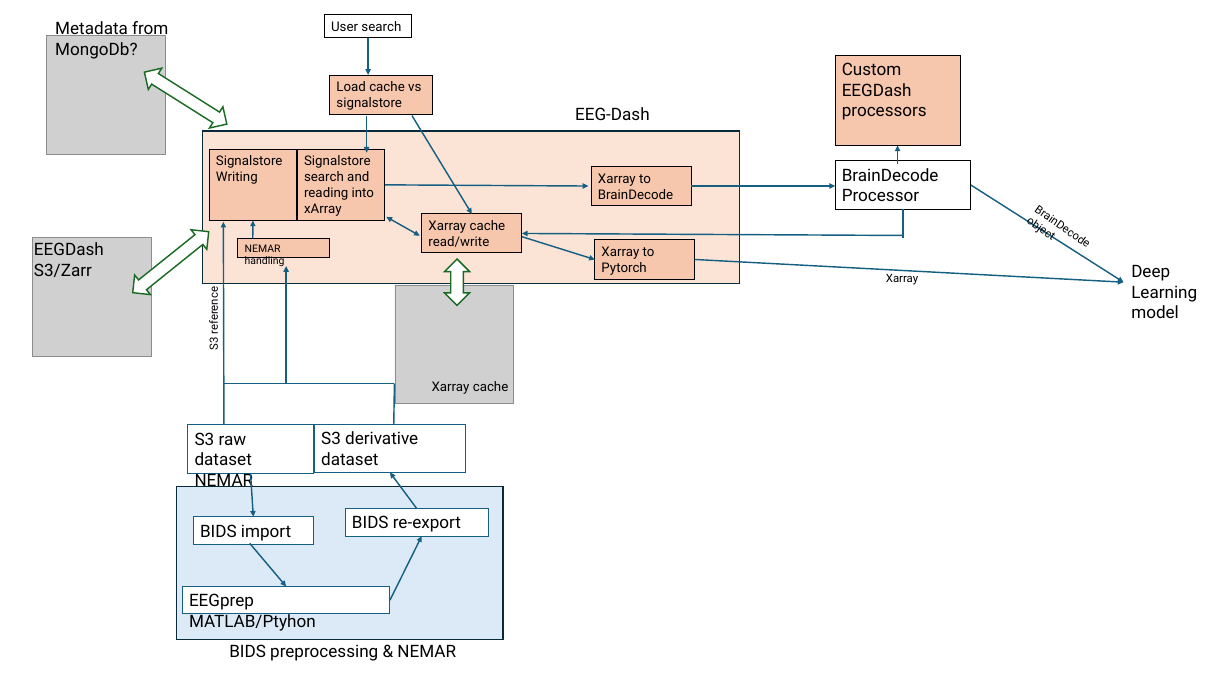
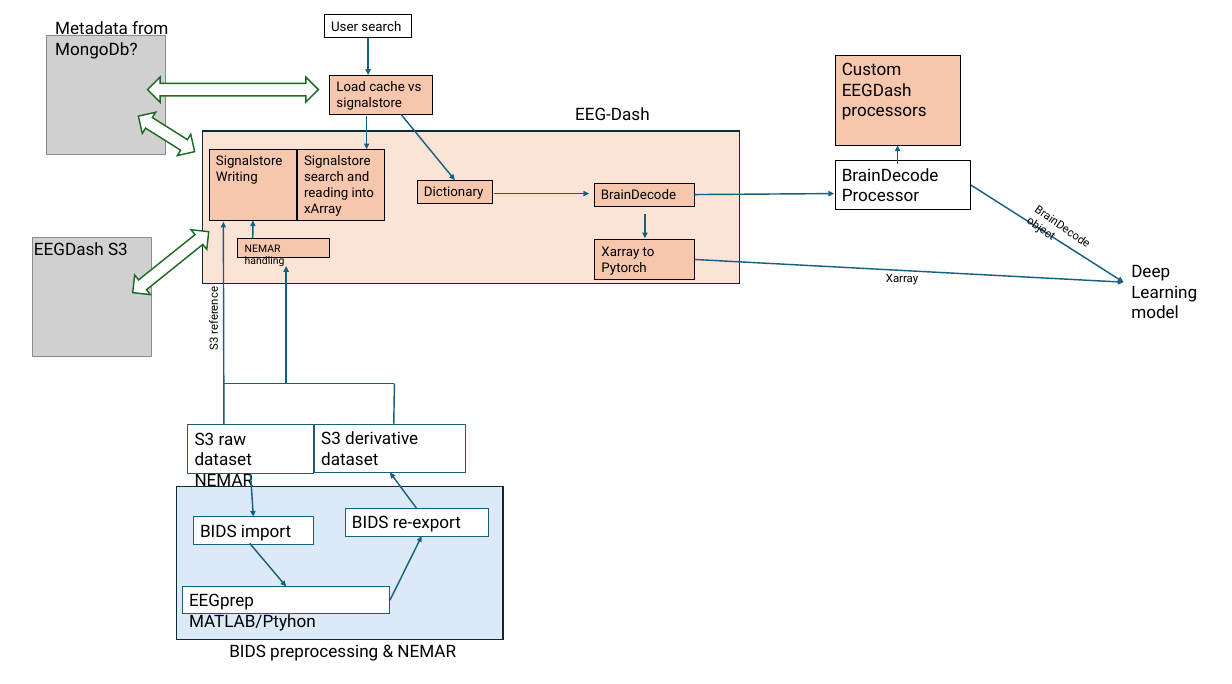
Before and after one commit to sccn/EEGDash, a slide deck: slide 2 of documents/architecture2.pptx. Drawn at 1232x684 pixels with LibreOffice and Linux fonts; fonts in the diff are those of the drawing; grey boxes stand for pictures. Boxes give left, top, right and bottom in pixels: in the first picture for what was removed or moved away, otherwise in the second. Text is boxed around its words. In the diff, an @@ line names an element or a change of style, - is before the commit and + after.

```diff
--- a/documents/architecture2.pptx
+++ b/documents/architecture2.pptx
@@ up down arrow added at box(147, 77, 319, 102), fill #FFFFFF, outline #196B24 1.5 pt @@
@@ up down arrow: place and size @@
-up down arrow at box(138, 61, 234, 134)
+up down arrow at box(132, 105, 201, 162)
@@ arrow moved from (367, 116) - (367, 153) to (367, 116) - (367, 149) @@
@@ arrow moved from (412, 116) - (472, 214) to (401, 114) - (455, 180) @@
@@ text in rectangle at box(598, 173, 651, 186): paragraph removed @@
-Xarray to
@@ arrow removed from (385, 185) to (589, 186) @@
@@ rectangle "Dictionary": place and size @@
-rectangle "Dictionary" at box(422, 214, 522, 253)
+rectangle "Dictionary" at box(417, 180, 492, 203)
@@ text in rectangle at box(424, 186, 484, 199): text changed @@
-Xarray cache read/write
+Dictionary
@@ arrow moved from (522, 237) - (595, 259) to (494, 194) - (589, 194) @@
@@ rectangle "BrainDecode": place and size @@
-rectangle "BrainDecode" at box(591, 166, 691, 205)
+rectangle "BrainDecode" at box(594, 183, 694, 207)
@@ arrow moved from (691, 186) - (835, 186) to (694, 194) - (834, 194) @@
@@ line removed from (903, 238) to (903, 209) @@
@@ double arrow removed from (387, 217) to (420, 236) @@
@@ arrow moved from (903, 235) - (522, 233) to (645, 214) - (645, 238) @@
@@ text at box(34, 242, 128, 255): text changed @@
-EEGDash S3/Zarr
+EEGDash S3
@@ up down arrow removed at box(444, 259, 470, 306) @@
@@ picture removed at box(395, 285, 514, 405) @@
@@ text removed at box(432, 381, 509, 394) @@
-Xarray cache
```
Also in this commit, not shown: 2 slides added, 1 other file.
